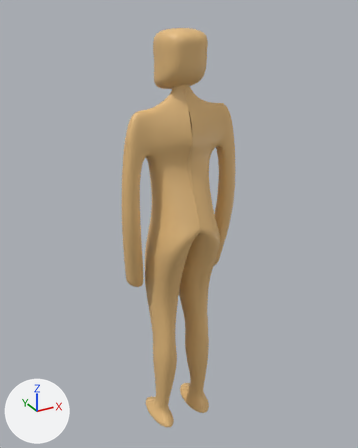
A saved change to the glTF model game/assets/character.glb.
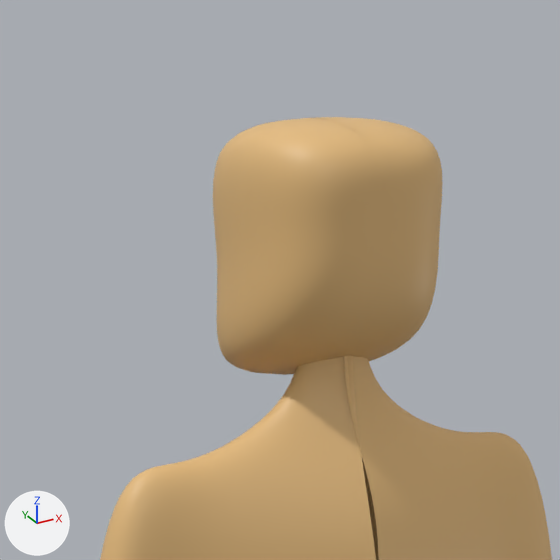
There are two pictures of each version: one whole from a camera (50 mm lens) standing at (-8.79, -8.99, 5.14) and looking at (-3.7, 0.27, 0.51), one close up on the part from 29% to 66% of the width and 0% to 30% of the height. The lights are fixed; the arrows at lower left show +X, +Y and +Z. The last two pictures show the newer version.

The older version as bpy lines, for what is in view:
```python
me_cube = bpy.data.meshes.new('Cube')
me_cube.from_pydata(...)  # 10136 vertices, 19904 faces; spans x -1.39..1.39, y -0.83..0.89, z -4.99..4.75
# faces by material slot: [19300, 604]
me_cube.materials.append(mat_material)  # beige #e7bd7e
me_cube.materials.append(mat_material_001)  # black #000000
ob_cube = bpy.data.objects.new('Cube', me_cube)
ob_cube.location = (-3.776, 0.0, 0.0)
```
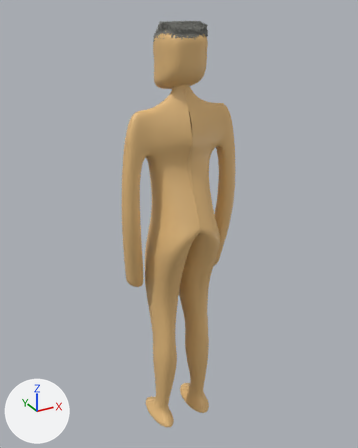
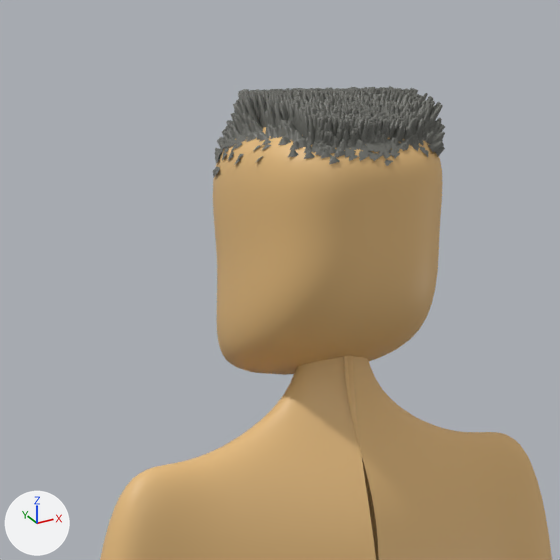
What differs and where, as boxes (x1, y1, x2, y2) in the close-ups (560 x 560 px):
'Hair', added: after (213, 86, 445, 177)

Patch to the scene script:
```diff
--- a/game/assets/character.glb.py
+++ b/game/assets/character.glb.py
@@ mat_material_002 @@
+mat_material_002 = principled_material('Material.002')
+mat_material_002.base_color = (0.159, 0.16, 0.142)  # grey #6f6f69
@@ me_hairmesh @@
+me_hairmesh.from_pydata(...)  # 27975 vertices, 46625 faces; spans x -4.259..-3.281, y -0.454..0.558, z 4.481..4.87
+me_hairmesh.materials.append(mat_material_002)  # grey #6f6f69
@@ ob_hair @@
+ob_hair = bpy.data.objects.new('Hair', me_hairmesh)
+ob_hair.location = (0.0, 0.0, 0.0)
```
